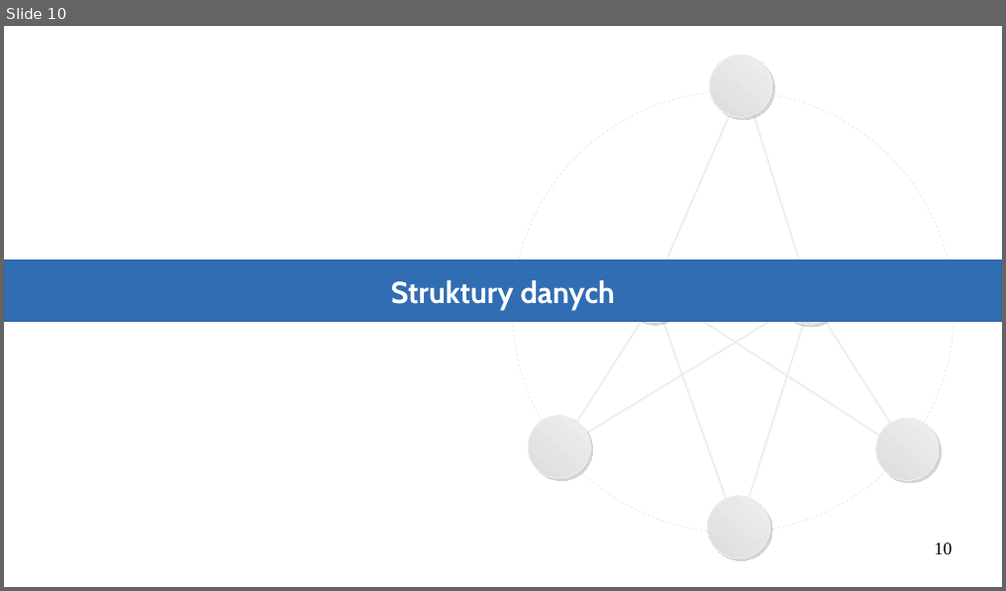
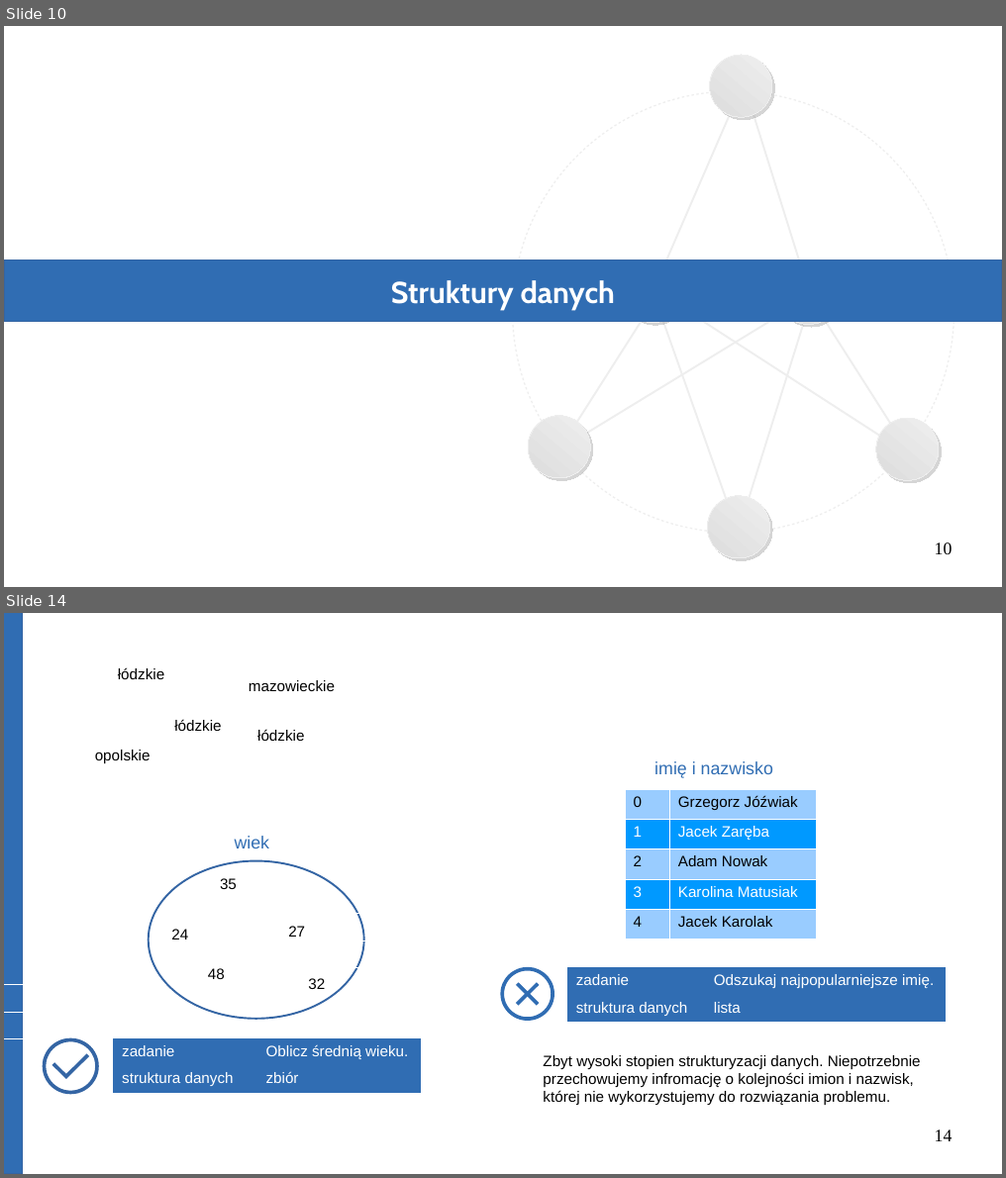
Before and after one commit to Michael-Wisniewski/algorithmic-workshop, a slide deck: Data_Structures.odp. Shown one above the other, each under a label of ours: slide 10 before the commit, slides 10 and 14 after it; the slides between them are not shown. The pictures are 1006x591 and 1006x1178 pixels, drawn with LibreOffice and Linux fonts; fonts in the diff are those of the drawing. Boxes give left, top, right and bottom in pixels: in the first picture for what was removed or moved away, otherwise in the second. Text is boxed around its words. In the diff, an @@ line names an element or a change of style, - is before the commit and + after.

```diff
--- a/Data_Structures.odp
+++ b/Data_Structures.odp
@@ slide 14 added at [4, 613, 1002, 1174], background #FFFFFF @@
@@ rectangle added at [4, 613, 22, 1174], fill #306DB3, outline #3465A4 0 pt @@
@@ text added at [118, 667, 164, 679], 12 pt, text #000000 @@
+łódzkie
@@ text added at [249, 680, 335, 691], 12 pt, text #000000 @@
+mazowieckie
@@ text added at [174, 719, 221, 731], 12 pt, text #000000 @@
+łódzkie
@@ text added at [257, 729, 304, 741], 12 pt, text #000000 @@
+łódzkie
@@ text added at [95, 750, 151, 763], 12 pt, text #000000 @@
+opolskie
@@ table added at [625, 788, 816, 939], 5 rows, 2 columns @@
+0 | Grzegorz Jóźwiak
+1 | Jacek Zaręba
+2 | Adam Nowak
+3 | Karolina Matusiak
+4 | Jacek Karolak
@@ text added at [654, 761, 773, 778], 14 pt, text #306DB3 @@
+imię i nazwisko
@@ text added at [235, 836, 270, 849], 14 pt, text #306DB3 @@
+wiek
@@ ellipse added at [148, 861, 363, 1019], fill #FFFFFF, outline #3465A4 1.5 pt @@
@@ text added at [220, 878, 237, 889], 12 pt, text #000000 @@
+35
@@ text added at [171, 929, 188, 940], 12 pt, text #000000 @@
+24
@@ text added at [288, 926, 305, 937], 12 pt, text #000000 @@
+27
@@ text added at [208, 968, 225, 979], 12 pt, text #000000 @@
+48
@@ freeform shape added at [502, 968, 552, 1019], outline #306DB3 2.89 pt @@
@@ table added at [567, 968, 945, 1021], 2 rows, 2 columns @@
+zadanie | Odszukaj najpopularniejsze imię.
+struktura danych | lista
@@ text added at [308, 978, 325, 989], 12 pt, text #000000 @@
+32
@@ freeform shape added at [518, 984, 539, 1005], outline #306DB3 2.89 pt @@
@@ freeform shape added at [518, 984, 539, 1005], outline #306DB3 2.89 pt @@
@@ freeform shape added at [44, 1041, 96, 1093], outline #3465A4 2.89 pt @@
@@ freeform shape added at [53, 1056, 87, 1077], outline #3465A4 2.89 pt @@
@@ table added at [114, 1039, 422, 1091], 2 rows, 2 columns @@
+zadanie | Oblicz średnią wieku.
+struktura danych | zbiór
@@ text added at [543, 1056, 921, 1105], 12 pt, text #000000 @@
+Zbyt wysoki stopien strukturyzacji danych. Niepotrzebnie przechowujemy infromację o kolejności imion i nazwisk, której nie wykorzystujemy do rozwiązania problemu.
@@ page number added at [935, 1130, 952, 1142], 14 pt, text #000000 @@
+14
```
Also in this commit, not shown: 2 slides changed, 9 other slides added, 2 other files.
